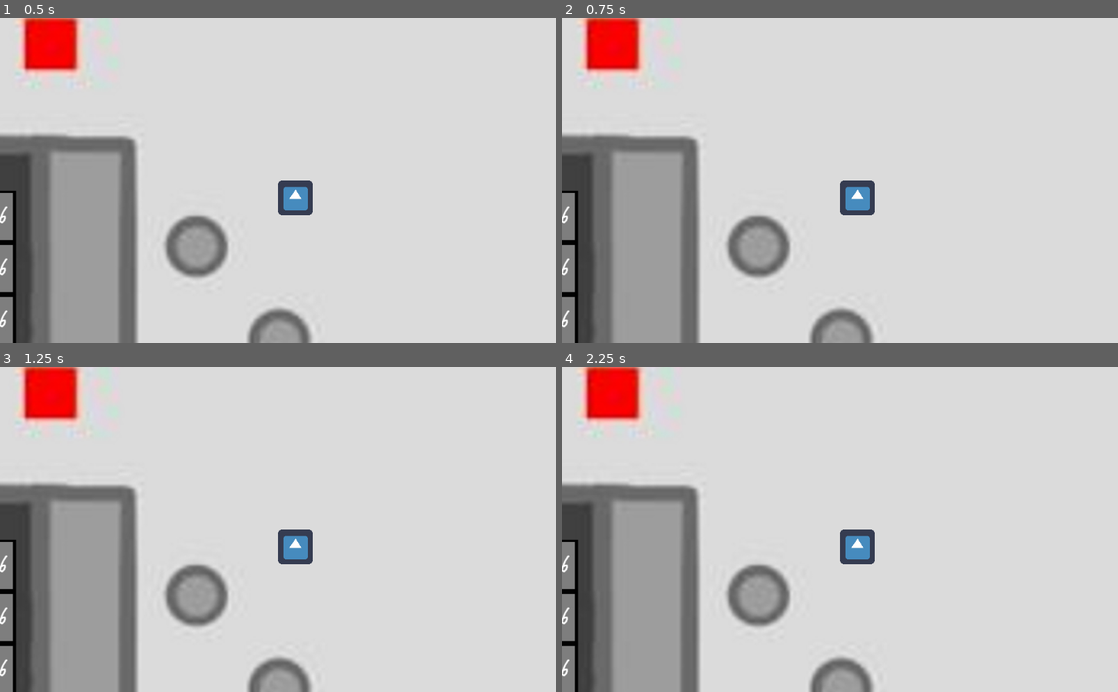
Above: before the commit, frames 1-4 (two rows, left to right).
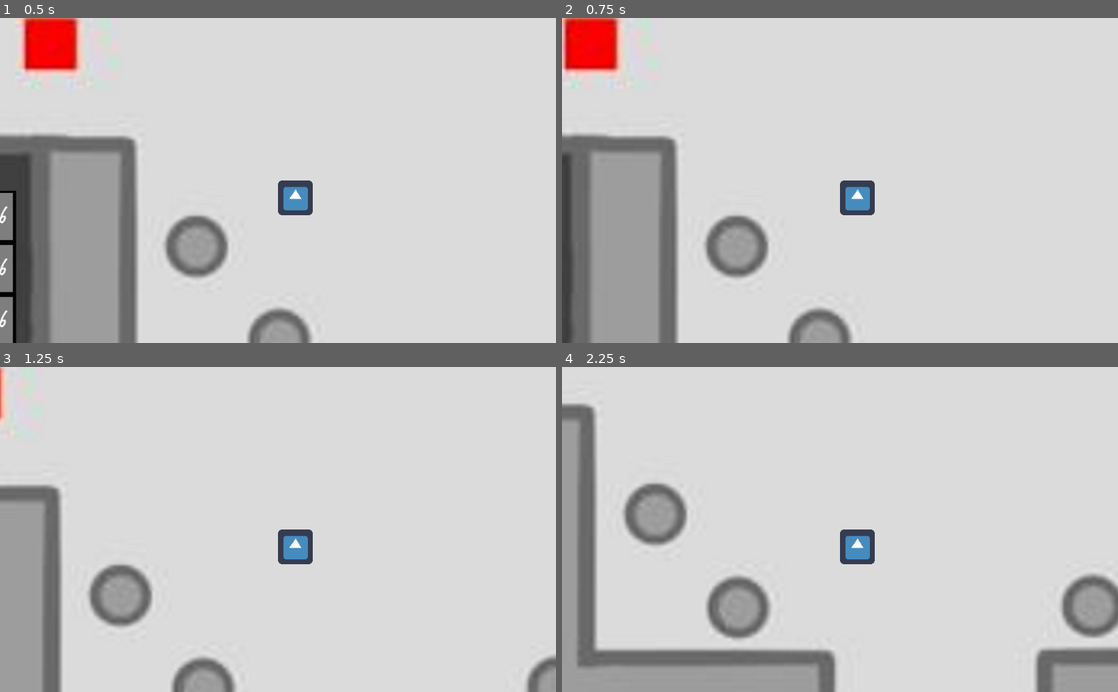
Above: after the commit, the same moments.

Repository: Tretjak/Projekt-vt21
Game: Godot game, scene res://main.tscn
Same seed, same stepped clock (60 frames per second), same inputs: the game is played once before the commit and once after it. The engine's default icon, where the game draws it, is replaced by a stand-in: a white triangle on a blue panel in a dark square.
Inputs:
- Up to frame 1 (0.5 s): no input
- Up to frame 2 (0.75 s): tap Enter at 0.5 s; hold Right (ui_right) from 0.53 s (still down)
- Up to frame 3 (1.25 s): keep holding Right (ui_right)
- Up to frame 4 (2.25 s): release Right (ui_right) at 1.28 s; hold Down (ui_down) 1.28-2.03 s; hold Right (ui_right) from 2.03 s (still down)

Frame 1 is identical in both runs. In frame 2, 14% of the frame differs, in the area x 0-57%, y 0-100%; in frame 3, 20%; in frame 4, 26%, in the area x 0-100%, y 0-100%.
Error before the commit: Parse Error: Unexpected assign. (res://KinematicBody2D.gd:24)

Commit message:
uppdateringar

Diff:
--- a/Projekt vt21/KinematicBody2D.gd
+++ b/Projekt vt21/KinematicBody2D.gd
@@ -19,7 +19,3 @@
 func _physics_process(delta):
 	get_input()
 	velocity = move_and_slide(velocity)
-
-func rumkollision():
-	if koncept_derft = true
-		velocity = 0
--- a/Projekt vt21/rumkollision.tscn
+++ b/Projekt vt21/rumkollision.tscn
@@ -1,6 +1,7 @@
-[gd_scene load_steps=9 format=2]
+[gd_scene load_steps=11 format=2]
 
 [ext_resource path="res://Assets/koncept_derft.jpg" type="Texture" id=1]
+[ext_resource path="res://utforska.gd" type="Script" id=2]
 
 [sub_resource type="RectangleShape2D" id=1]
 extents = Vector2( 382.753, 161.468 )
@@ -23,37 +24,50 @@
 [sub_resource type="RectangleShape2D" id=7]
 extents = Vector2( 162.136, 218.037 )
 
+[sub_resource type="RectangleShape2D" id=8]
+extents = Vector2( 264.552, 89.0729 )
+
 [node name="Node" type="Node"]
 
-[node name="koncept_derft" type="Sprite" parent="."]
+[node name="StaticBody2D" type="StaticBody2D" parent="."]
+
+[node name="CollisionShape2D" type="CollisionShape2D" parent="StaticBody2D"]
+position = Vector2( 1511.05, 1748.85 )
+shape = SubResource( 1 )
+
+[node name="CollisionShape2D2" type="CollisionShape2D" parent="StaticBody2D"]
+position = Vector2( 1759.96, 1355.7 )
+shape = SubResource( 2 )
+
+[node name="CollisionShape2D3" type="CollisionShape2D" parent="StaticBody2D"]
+position = Vector2( 948.198, 442.12 )
+shape = SubResource( 3 )
+
+[node name="CollisionShape2D4" type="CollisionShape2D" parent="StaticBody2D"]
+position = Vector2( 1830.67, 645.77 )
+shape = SubResource( 4 )
+
+[node name="CollisionShape2D5" type="CollisionShape2D" parent="StaticBody2D"]
+position = Vector2( 77.0399, 645.77 )
+shape = SubResource( 5 )
+
+[node name="CollisionShape2D6" type="CollisionShape2D" parent="StaticBody2D"]
+position = Vector2( 427.767, 1748.85 )
+shape = SubResource( 6 )
+
+[node name="CollisionShape2D7" type="CollisionShape2D" parent="StaticBody2D"]
+position = Vector2( 144.92, 1355.7 )
+shape = SubResource( 7 )
+
+[node name="koncept_derft" type="Sprite" parent="StaticBody2D"]
 light_mask = 0
 position = Vector2( 1304.58, 2059.98 )
 texture = ExtResource( 1 )
 
-[node name="CollisionShape2D" type="CollisionShape2D" parent="koncept_derft"]
-position = Vector2( 206.475, -311.127 )
-shape = SubResource( 1 )
+[node name="utforska" type="Area2D" parent="."]
+script = ExtResource( 2 )
 
-[node name="CollisionShape2D2" type="CollisionShape2D" parent="koncept_derft"]
-position = Vector2( 455.377, -704.278 )
-shape = SubResource( 2 )
-
-[node name="CollisionShape2D3" type="CollisionShape2D" parent="koncept_derft"]
-position = Vector2( -356.382, -1617.86 )
-shape = SubResource( 3 )
-
-[node name="CollisionShape2D4" type="CollisionShape2D" parent="koncept_derft"]
-position = Vector2( 526.087, -1414.21 )
-shape = SubResource( 4 )
-
-[node name="CollisionShape2D5" type="CollisionShape2D" parent="koncept_derft"]
-position = Vector2( -1227.54, -1414.21 )
-shape = SubResource( 5 )
-
-[node name="CollisionShape2D6" type="CollisionShape2D" parent="koncept_derft"]
-position = Vector2( -876.813, -311.127 )
-shape = SubResource( 6 )
-
-[node name="CollisionShape2D7" type="CollisionShape2D" parent="koncept_derft"]
-position = Vector2( -1159.66, -704.278 )
-shape = SubResource( 7 )
+[node name="tryck e" type="CollisionShape2D" parent="utforska"]
+position = Vector2( 487.767, 480.12 )
+shape = SubResource( 8 )
+[connection signal="area_entered" from="utforska" to="utforska" method="_on_utforska_area_entered"]
--- /dev/null
+++ b/Projekt vt21/utforska.gd
@@ -0,0 +1,21 @@
+extends Area2D
+
+
+# Declare member variables here. Examples:
+# var a = 2
+# var b = "text"
+
+
+# Called when the node enters the scene tree for the first time.
+func _ready():
+	pass # Replace with function body.
+
+
+# Called every frame. 'delta' is the elapsed time since the previous frame.
+#func _process(delta):
+#	pass
+
+
+func _on_utforska_area_entered(area):
+	if Input.is_action_pressed("ui_e"):
+		print("you found the holy hand grenade of enoch")
